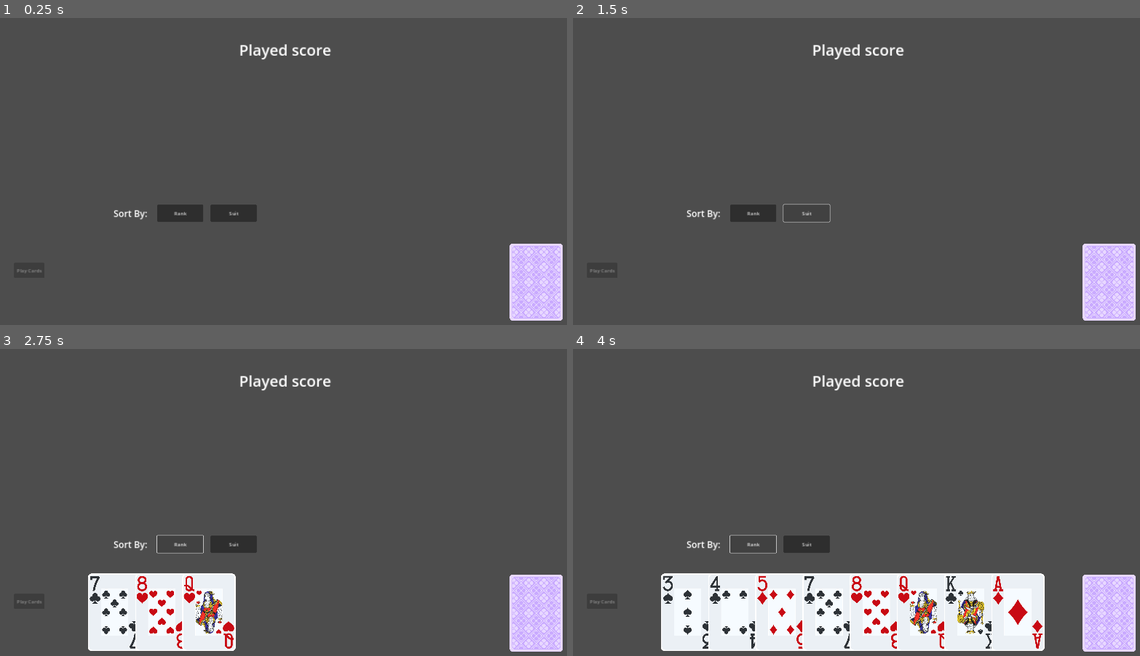
Above: before the commit, frames 1-4 (two rows, left to right).
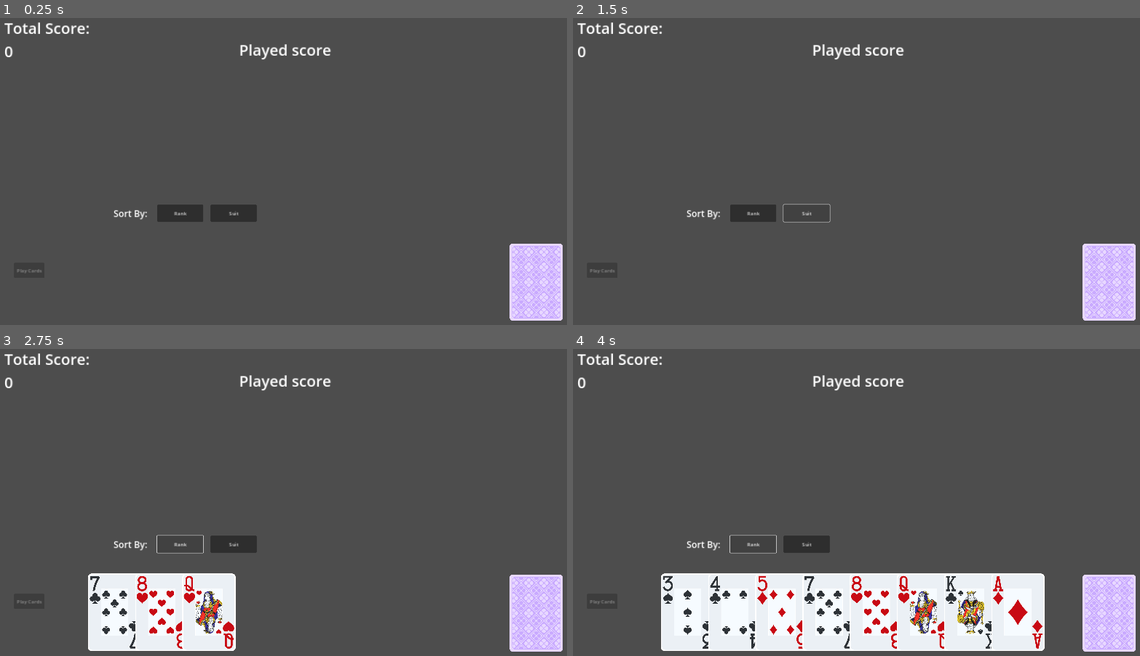
Above: after the commit, the same moments.

Repository: joverlee521/godot-card-game
Game: Godot game, scene res://scenes/card_battle.tscn
Two runs of this game, one before a commit and one after it. Both use one fixed random seed, a clock stepped at 60 frames per second and the inputs below. The project has no main scene, so this scene is started directly.
Inputs:
- Up to frame 1 (0.25 s): no input
- Up to frame 2 (1.5 s): click "Rank" at 0.5 s; click "Suit" at 1.25 s
- Up to frame 3 (2.75 s): click "Rank" at 2 s
- Up to frame 4 (4 s): click "Suit" at 2.75 s; click "Rank" at 3.5 s

The runs differ from the first frame. In frame 1, 0.3% of the frame differs, in the area x 0-16%, y 1-13%; in frame 2, 0.3%; in frame 3, 0.3%; in frame 4, 0.3%.

Commit message:
Display total score

Diff:
--- a/scenes/card_battle.gd
+++ b/scenes/card_battle.gd
@@ -1,9 +1,11 @@
 extends Node
 
 var battle_hand_size = 8
+var total_score = 0
 
 # Called when the node enters the scene tree for the first time.
 func _ready():
+	$TotalScore.text = str(total_score)
 	$PlayerHand.hand_size = battle_hand_size
 	await get_tree().create_timer(2.0).timeout
 	deal_hand()
@@ -29,3 +31,8 @@
 	await $PlayedHand.add_played_cards(cards)
 
 	deal_cards(num_cards_played)
+
+
+func _on_hand_played(hand_score):
+	total_score += hand_score
+	$TotalScore.text = str(total_score)
--- a/scenes/card_battle.tscn
+++ b/scenes/card_battle.tscn
@@ -21,5 +21,22 @@
 offset_right = 672.0
 offset_bottom = -58.0
 
+[node name="TotalScoreLabel" type="Label" parent="."]
+offset_left = 24.0
+offset_top = 24.0
+offset_right = 307.0
+offset_bottom = 93.0
+theme_override_font_sizes/font_size = 50
+text = "Total Score:"
+
+[node name="TotalScore" type="Label" parent="."]
+offset_left = 24.0
+offset_top = 101.0
+offset_right = 307.0
+offset_bottom = 170.0
+theme_override_font_sizes/font_size = 50
+text = "0"
+
 [connection signal="dealt_card" from="Deck" to="PlayerHand" method="_on_deck_dealt_card"]
+[connection signal="hand_played" from="PlayedHand" to="." method="_on_hand_played"]
 [connection signal="cards_played" from="PlayerHand" to="." method="_on_cards_played"]
--- a/scenes/played_hand.gd
+++ b/scenes/played_hand.gd
@@ -1,4 +1,7 @@
 extends Node2D
+
+
+signal hand_played(hand_score: int)
 
 
 var hand_types = [
@@ -44,6 +47,7 @@
 	$PlayedHandName.text = ""
 	$PlayedHandScore.text = ""
 	get_tree().call_group("played_cards", "queue_free")
+	emit_signal("hand_played", hand_score)
 
 
 func calculate_hand_score(cards, score_multiplier):
